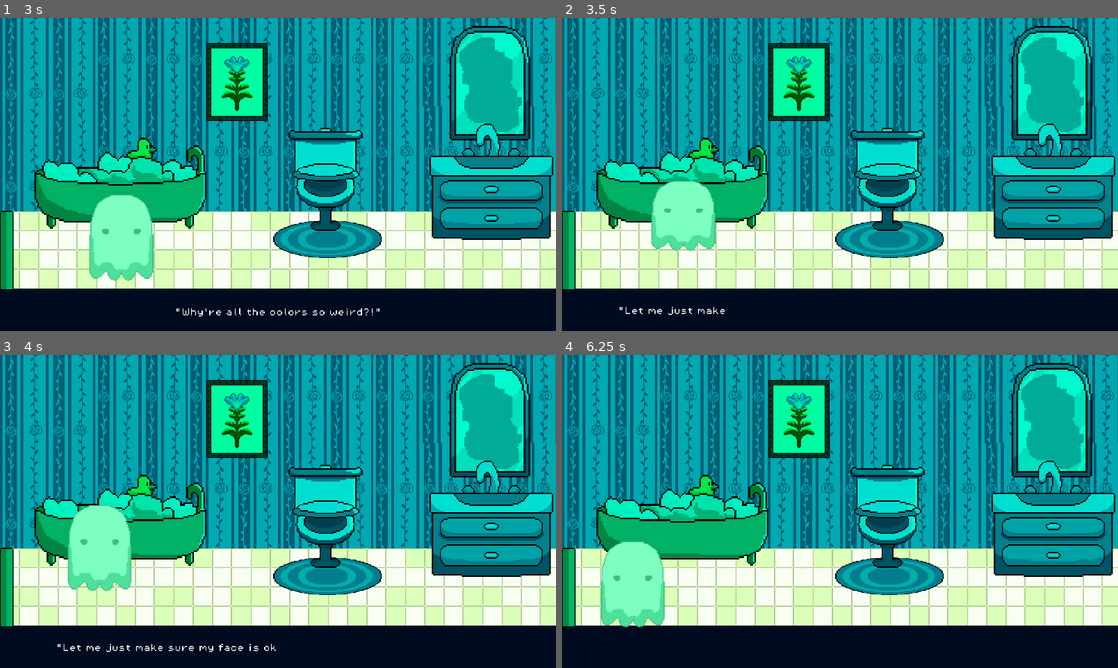
Above: before the commit, frames 1-4 (two rows, left to right).
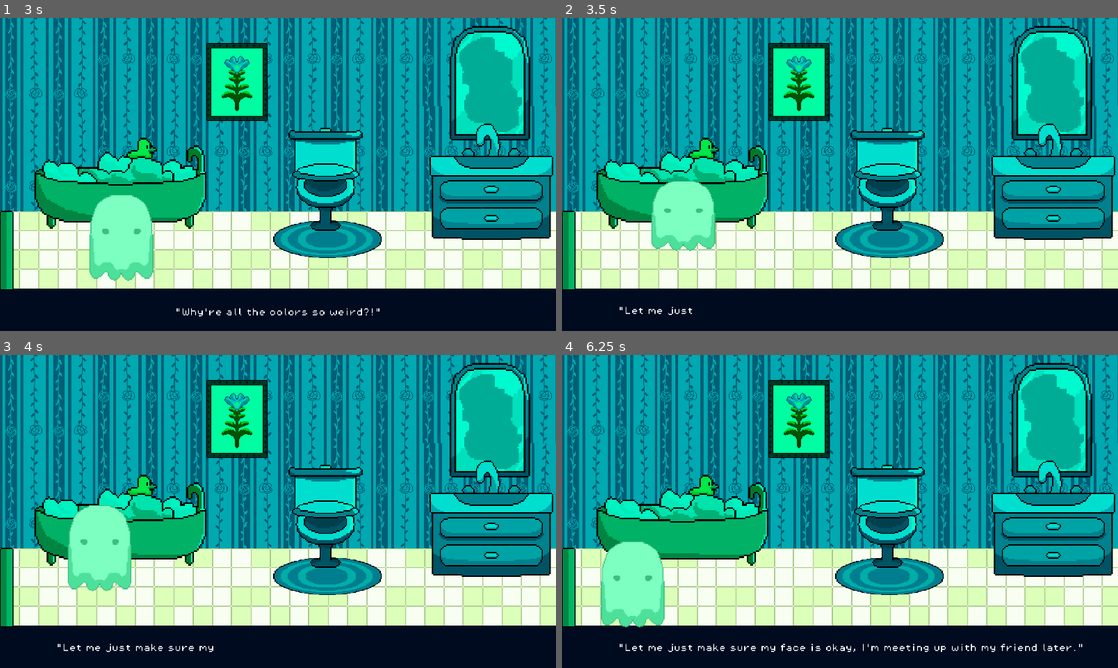
Above: after the commit, the same moments.

Repository: vishyyyyyyyyy/before-i-fade
Game: Godot game, scene res://scenes/bathroom.tscn
The game is run twice, just before and just after one commit, with the same random seed, the same clock (stepped at 60 frames per second) and the same inputs. This scene is started directly instead of the project's main scene. Sound files missing from this copy of the repository are replaced by a short silence.
Inputs (mouse positions are in pixels of both pictures, inside the frame that each line leads up to):
- Up to frame 1 (3 s): move the mouse to (400, 158) at 0.52 s; hold Right (ui_right) 0.53-1.28 s; click (400, 158) at 0.67 s; move the mouse to (166, 190) at 1.27 s; hold Down (ui_down) 1.28-2.03 s; click (166, 190) at 1.42 s; move the mouse to (333, 105) at 2.02 s; hold Right (ui_right) 2.03-2.78 s; click (333, 105) at 2.17 s; move the mouse to (250, 237) at 2.77 s; hold Up (ui_up) from 2.78 s (still down); click (250, 237) at 2.92 s
- Up to frame 2 (3.5 s): keep holding Up (ui_up)
- Up to frame 3 (4 s): move the mouse to (444, 558) at 3.52 s; release Up (ui_up) at 3.53 s; hold Left (ui_left) from 3.53 s (still down); click (444, 558) at 3.67 s
- Up to frame 4 (6.25 s): move the mouse to (673, 464) at 4.27 s; click (673, 464) at 4.42 s; move the mouse to (867, 511) at 5.02 s; release Left (ui_left) at 5.03 s; hold Down (ui_down) 5.03-5.78 s; click (867, 511) at 5.17 s; move the mouse to (756, 433) at 5.77 s; hold Right (ui_right) from 5.78 s (still down); click (756, 433) at 5.92 s

Frame 1 is identical in both runs. In frame 2, less than 0.1% of the frame differs, in the area x 24-30%, y 92-95%; in frame 3, less than 0.1%; in frame 4, 0.5%, in the area x 10-94%, y 92-95%.

Commit message:
reusable scene trigger script

Diff:
--- a/scenes/bathroom.tscn
+++ b/scenes/bathroom.tscn
@@ -12,6 +12,7 @@
 [ext_resource type="Texture2D" uid="uid://dmncwjc6b51p7" path="res://assets/flowerpainting.png" id="9_c0g1v"]
 [ext_resource type="PackedScene" uid="uid://ddnbl1leq11wi" path="res://scenes/blob_ghost_player.tscn" id="10_c0g1v"]
 [ext_resource type="FontFile" uid="uid://ypiro7g7gq5h" path="res://fonts/PixelOperator8.ttf" id="11_ym42y"]
+[ext_resource type="Script" uid="uid://ch43gntrjf58v" path="res://scripts/scene_trigger.gd" id="13_xd8h1"]
 
 [sub_resource type="TileSetAtlasSource" id="TileSetAtlasSource_82jhl"]
 texture = ExtResource("1_gknyc")
@@ -34,7 +35,7 @@
 
 [sub_resource type="Animation" id="Animation_ym42y"]
 resource_name = "text"
-length = 6.0
+length = 7.0
 tracks/0/type = "value"
 tracks/0/imported = false
 tracks/0/enabled = true
@@ -66,7 +67,7 @@
 tracks/2/interp = 1
 tracks/2/loop_wrap = true
 tracks/2/keys = {
-"times": PackedFloat32Array(0, 3, 6),
+"times": PackedFloat32Array(0, 3, 7),
 "transitions": PackedFloat32Array(1, 1, 1),
 "update": 1,
 "values": [false, true, false]
@@ -78,7 +79,7 @@
 tracks/3/interp = 1
 tracks/3/loop_wrap = true
 tracks/3/keys = {
-"times": PackedFloat32Array(3, 5.05),
+"times": PackedFloat32Array(3, 6),
 "transitions": PackedFloat32Array(1, 1),
 "update": 0,
 "values": [0.0, 1.0]
@@ -140,6 +141,9 @@
 &"RESET": SubResource("Animation_n5w2q"),
 &"text": SubResource("Animation_ym42y")
 }
+
+[sub_resource type="RectangleShape2D" id="RectangleShape2D_ohm1j"]
+size = Vector2(361, 439)
 
 [sub_resource type="RectangleShape2D" id="RectangleShape2D_2v03t"]
 size = Vector2(169, 1323)
@@ -275,6 +279,35 @@
 visible_characters = 0
 visible_ratio = 0.0
 
+[node name="Label3" type="Label" parent="CanvasLayer3"]
+visible = false
+anchors_preset = 7
+anchor_left = 0.5
+anchor_top = 1.0
+anchor_right = 0.5
+anchor_bottom = 1.0
+offset_left = -596.0
+offset_top = -101.0
+offset_right = 596.0
+offset_bottom = -64.0
+grow_horizontal = 2
+grow_vertical = 0
+theme_override_fonts/font = ExtResource("11_ym42y")
+theme_override_font_sizes/font_size = 32
+text = "Interact with the Mirror"
+horizontal_alignment = 1
+
+[node name="SceneTrigger" type="Area2D" parent="."]
+position = Vector2(556, 1203)
+script = ExtResource("13_xd8h1")
+target_scene = "res://scenes/choosechar.tscn"
+requires_interaction = true
+
+[node name="CollisionShape2D" type="CollisionShape2D" parent="SceneTrigger"]
+position = Vector2(1486, -931.5)
+shape = SubResource("RectangleShape2D_ohm1j")
+debug_color = Color(1, 1, 1, 0.42)
+
 [node name="leftwallcollision" type="StaticBody2D" parent="."]
 
 [node name="CollisionShape2D" type="CollisionShape2D" parent="leftwallcollision"]
@@ -292,3 +325,5 @@
 [node name="CollisionShape2D" type="CollisionShape2D" parent="rightwallcollision/WallCollision"]
 position = Vector2(1165.38, 293)
 shape = SubResource("RectangleShape2D_l23g3")
+
+[connection signal="body_entered" from="SceneTrigger" to="SceneTrigger" method="_on_body_entered"]
--- a/scenes/bedroom.tscn
+++ b/scenes/bedroom.tscn
@@ -263,6 +263,7 @@
 [node name="SceneTrigger" type="Area2D" parent="."]
 position = Vector2(556, 1203)
 script = ExtResource("11_lv7wv")
+target_scene = "res://scenes/bathroom.tscn"
 
 [node name="CollisionShape2D" type="CollisionShape2D" parent="SceneTrigger"]
 position = Vector2(1462.5, -97.5)
--- a/scripts/bathroom.gd
+++ b/scripts/bathroom.gd
@@ -1,8 +1,9 @@
 extends Node2D
 
 func _ready():
-	#$SceneTrigger/CollisionShape2D.disabled =true
+
+	$SceneTrigger/CollisionShape2D.disabled=true
 	$CanvasLayer3/AnimationPlayer.play("text")
 	await $CanvasLayer3/AnimationPlayer.animation_finished
-	#$CanvasLayer/Label3.visible=true
-	#$SceneTrigger/CollisionShape2D.disabled = false
+	$CanvasLayer3/Label3.visible=true
+	$SceneTrigger/CollisionShape2D.disabled = false
--- a/scripts/scene_trigger.gd
+++ b/scripts/scene_trigger.gd
@@ -1,11 +1,30 @@
 extends Area2D
 
-@export var goBathroom: String = "res://scenes/bathroom.tscn"
+@export var target_scene: String
+@export var requires_interaction: bool = false
+@export var interaction_action: String = "interact"
+
+var player_inside := false
 
 func _ready():
-	pass
+	input_pickable = true
 
 func _on_body_entered(body):
 	if body is CharacterBody2D:
-		get_tree().change_scene_to_file(goBathroom)
-		print("player entered")
+		if requires_interaction:
+			player_inside = true
+		else:
+			change_scene()
+
+func _on_body_exited(body):
+	if body is CharacterBody2D:
+		player_inside = false
+
+func _input_event(viewport, event, shape_idx):
+	if requires_interaction and event is InputEventMouseButton:
+		if event.button_index == MOUSE_BUTTON_LEFT and event.pressed:
+			change_scene()
+
+func change_scene():
+	if target_scene != "":
+		get_tree().change_scene_to_file(target_scene)
Not shown: 1 places in scenes/bathroom.tscn that only renumber resources
